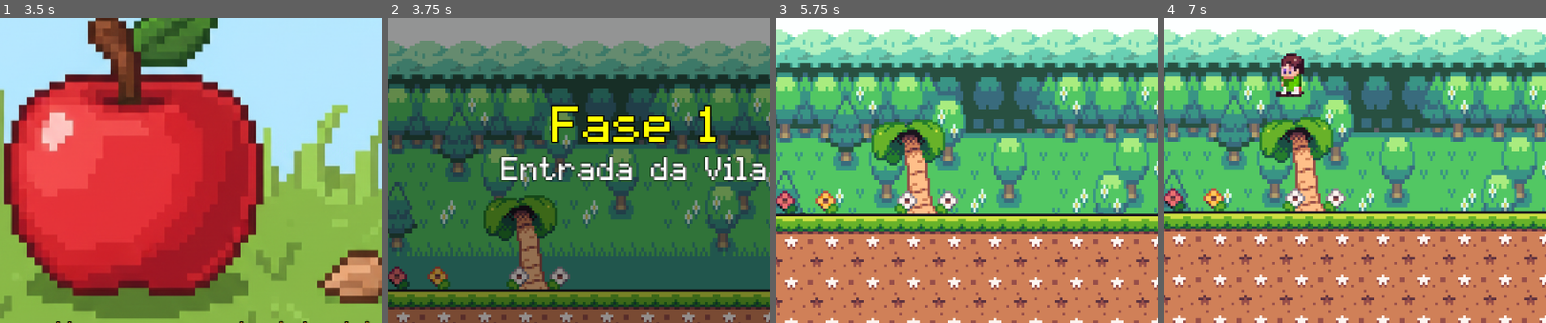
Above: before the commit, frames 1-4 (left to right).
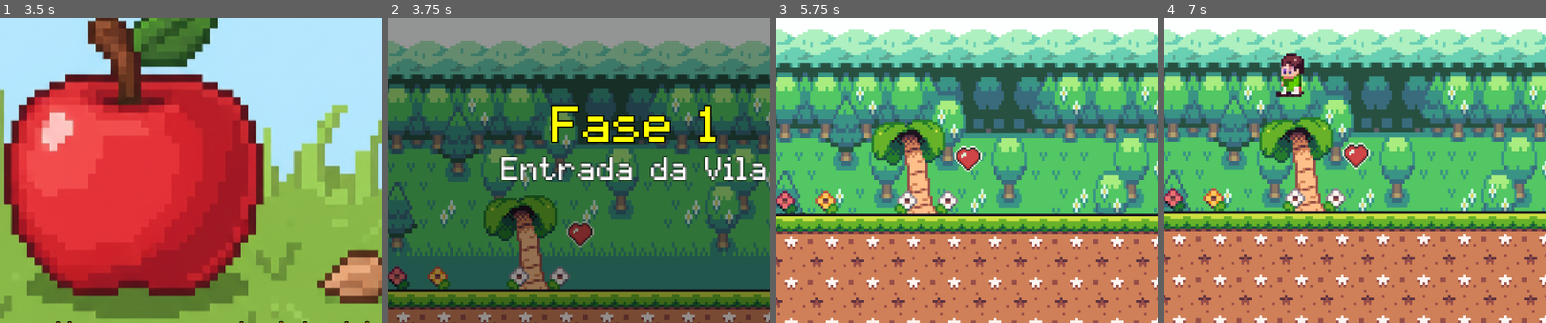
Above: after the commit, the same moments.

Repository: JoaoV4C/MissaoVidaSaudavel
Game: Godot game, scene res://scene/tilescreen.tscn
Same seed, same stepped clock (60 frames per second), same inputs: the game is played once before the commit and once after it.
Inputs (mouse positions are % of the whole screen's width and height, from its top left):
- Up to frame 1 (3.5 s): click "START" at 0.5 s; tap Space at 1.25, 2, 2.75 s; move the mouse to (72, 45) at 1.27 s; hold S (duck) 1.28-2.03 s; hold D (right) 1.28-2.78 s; tap W (jump) at 1.52, 2.27 s; move the mouse to (30, 55) at 2.02 s; click (30, 55) at 2.1 s; move the mouse to (60, 28) at 2.77 s; hold A (left) from 2.78 s (still down); tap Q (switch_weapon) at 2.85 s
- Up to frame 2 (3.75 s): tap Space at 3.5 s; move the mouse to (45, 70) at 3.52 s; release A (left) at 3.53 s; hold D (right) from 3.53 s (still down); tap S (duck) at 3.6 s
- Up to frame 3 (5.75 s): tap W (jump) at 3.77, 4.52, 5.27 s; tap Enter (ui_accept) at 4.25, 5 s; move the mouse to (80, 65) at 4.27 s; click (80, 65) at 4.35 s; move the mouse to (20, 35) at 5.02 s; release D (right) at 5.03 s; hold A (left) from 5.03 s (still down); tap Q (switch_weapon) at 5.1 s
- Up to frame 4 (7 s): move the mouse to (55, 50) at 5.77 s; release A (left) at 5.78 s; hold D (right) 5.78-6.53 s; hold S (duck) 5.78-6.53 s; move the mouse to (35, 25) at 6.52 s; hold A (left) from 6.53 s (still down); click (35, 25) at 6.6 s; tap W (jump) at 6.77 s
The pictures show only the part of the screen within x 18-68%, y 30-80%; the shares and areas given below are measured in that part.

Frame 1 is identical in both runs. In frame 2, 0.4% of the frame differs, in the area x 46-54%, y 66-76%; in frame 3, 0.4%; in frame 4, 0.5%, in the area x 46-54%, y 40-50%.

Commit message:
feat: more health mechanic

Diff:
--- a/scene/main_game.tscn
+++ b/scene/main_game.tscn
@@ -23,6 +23,7 @@
 [ext_resource type="Script" uid="uid://c4bgaews4xbgy" path="res://scripts/weapon_selector_ui.gd" id="21_main"]
 [ext_resource type="Script" uid="uid://dc84qkhca6hej" path="res://scripts/spawn_point.gd" id="22_main"]
 [ext_resource type="Script" uid="uid://c8wj0f5wmxtgf" path="res://scripts/wave_label.gd" id="23_main"]
+[ext_resource type="PackedScene" uid="uid://c4kqwj5xbfgxi" path="res://entities/life_collectible.tscn" id="24_6xmtq"]
 
 [node name="MainGame" type="Node2D"]
 metadata/_edit_vertical_guides_ = [520.0]
@@ -271,6 +272,18 @@
 texture = ExtResource("17_main")
 
 [node name="TextureRect3" type="TextureRect" parent="CanvasLayer/control/container/HBoxContainer/VBoxContainer/HBoxContainer"]
+layout_mode = 2
+texture = ExtResource("17_main")
+
+[node name="TextureRect4" type="TextureRect" parent="CanvasLayer/control/container/HBoxContainer/VBoxContainer/HBoxContainer"]
+layout_mode = 2
+texture = ExtResource("17_main")
+
+[node name="TextureRect5" type="TextureRect" parent="CanvasLayer/control/container/HBoxContainer/VBoxContainer/HBoxContainer"]
+layout_mode = 2
+texture = ExtResource("17_main")
+
+[node name="TextureRect6" type="TextureRect" parent="CanvasLayer/control/container/HBoxContainer/VBoxContainer/HBoxContainer"]
 layout_mode = 2
 texture = ExtResource("17_main")
 
@@ -337,3 +350,6 @@
 text = "Onda 1/5"
 horizontal_alignment = 1
 script = ExtResource("23_main")
+
+[node name="Lifeollectible" parent="." instance=ExtResource("24_6xmtq")]
+position = Vector2(128, 154)
--- a/scripts/game_over.gd
+++ b/scripts/game_over.gd
@@ -25,6 +25,7 @@
 	Globals.apples = 10
 	Globals.carrots = 10
 	Globals.energy = 100
+	Globals.lifes = 3
 
 	# Resetar flags de primeira coleta
 	Globals.first_apple_collected = false
--- a/scripts/life_collectible.gd
+++ b/scripts/life_collectible.gd
@@ -13,9 +13,9 @@
 		collect(body)
 
 func collect(player):
-	if player.health < 3:
+	if player.health < player.MAX_HEALTH:
 		player.health += 1
-		print("[LIFE_COLLECTIBLE] Coletado! Health: ", player.health)
+		print("[LIFE_COLLECTIBLE] Coletado! Health: ", player.health, "/", player.MAX_HEALTH)
 		queue_free()
 	else:
-		print("[LIFE_COLLECTIBLE] Vida já está no máximo!")
+		print("[LIFE_COLLECTIBLE] Vida já está no máximo! (", player.MAX_HEALTH, ")")
--- a/scripts/player.gd
+++ b/scripts/player.gd
@@ -34,6 +34,7 @@
 @export var water_jump_force = -100
 
 const JUMP_VELOCITY = -300.0
+const MAX_HEALTH = 6
 
 var jump_count = 0
 @export var max_jump_count = 2
Not shown: 1 places in scene/main_game.tscn that only renumber resources
